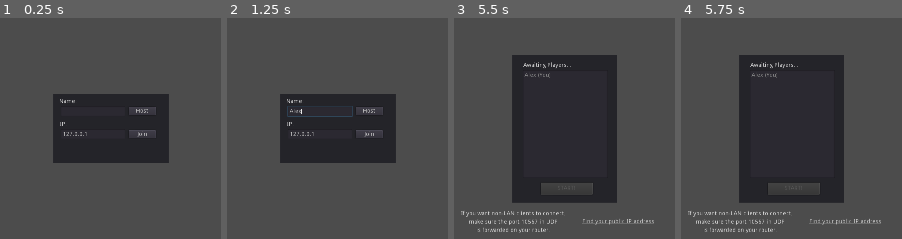
Above: before the commit, frames 1-4 (left to right).
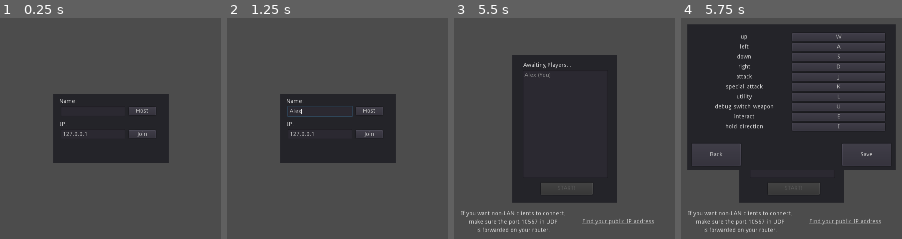
Above: after the commit, the same moments.

Repository: mirondorin/DQ-RL
Game: Godot game, scene res://scenes/lobby.tscn
The game is run twice, just before and just after one commit, with the same random seed, the same clock (stepped at 60 frames per second) and the same inputs.
Inputs (mouse positions are in pixels of both pictures, inside the frame that each line leads up to):
- Up to frame 1 (0.25 s): no input
- Up to frame 2 (1.25 s): click (319, 110) at 0.52 s; type "Alex" at 0.6 s
- Up to frame 3 (5.5 s): click "Host" at 1.25 s; tap Enter at 2, 3.5, 5 s; move the mouse to (outside the picture) at 2.02 s; hold K (special_attack) 2.03-2.78 s; hold Right (ui_right, bound only before the commit) 2.03-3.53 s; click (outside the picture) at 2.17 s; tap Up (ui_up, bound only before the commit) at 2.27, 2.57, 3.02, 3.32, 3.8, 4.35, 4.52, 4.82, 5.27 s; tap 1 (ui_attack, bound only before the commit) at 2.3, 2.85, 5.3 s; tap Space at 2.75, 4.25 s; move the mouse to (outside the picture) at 2.77 s; click (outside the picture) at 2.92 s; tap J (attack, bound only after the commit) at 3.05 s; move the mouse to (644, 29) at 3.52 s; hold Left (ui_left, bound only before the commit) 3.53-4.28 s; hold J (attack, bound only after the commit) 3.53-4.28 s; click (644, 29) at 3.67 s; move the mouse to (524, 219) at 4.27 s; hold Right (ui_right, bound only before the commit) from 4.28 s (still down); click (524, 219) at 4.42 s; tap K (special_attack) at 4.55 s; move the mouse to (outside the picture) at 5.02 s; hold I (hold_direction) from 5.03 s (still down); click (outside the picture) at 5.17 s
- Up to frame 4 (5.75 s): keep holding Right (ui_right, bound only before the commit); keep holding I (hold_direction); tap Up (ui_up, bound only before the commit) at 5.57 s; tap Escape at 5.65 s

Frames 1-3 are identical in both runs. In frame 4, 28% of the frame differs, in the area x 2-98%, y 2-69%.

Commit message:
Fixed sounds & added custom key binds menu

Diff:
--- a/project.godot
+++ b/project.godot
@@ -21,6 +21,7 @@
 [autoload]
 
 gamestate="*res://scripts/Gamestate.gd"
+GlobalSettings="*res://scripts/GlobalSettings.gd"
 
 [debug]
 
@@ -39,43 +40,28 @@
 
 ui_left={
 "deadzone": 0.5,
-"events": [ Object(InputEventKey,"resource_local_to_scene":false,"resource_name":"","device":0,"alt":false,"shift":false,"control":false,"meta":false,"command":false,"pressed":false,"scancode":16777231,"unicode":0,"echo":false,"script":null)
-, Object(InputEventJoypadButton,"resource_local_to_scene":false,"resource_name":"","device":0,"button_index":14,"pressure":0.0,"pressed":false,"script":null)
-, Object(InputEventKey,"resource_local_to_scene":false,"resource_name":"","device":0,"alt":false,"shift":false,"control":false,"meta":false,"command":false,"pressed":false,"scancode":65,"unicode":0,"echo":false,"script":null)
- ]
+"events": [  ]
 }
 ui_right={
 "deadzone": 0.5,
-"events": [ Object(InputEventKey,"resource_local_to_scene":false,"resource_name":"","device":0,"alt":false,"shift":false,"control":false,"meta":false,"command":false,"pressed":false,"scancode":16777233,"unicode":0,"echo":false,"script":null)
-, Object(InputEventJoypadButton,"resource_local_to_scene":false,"resource_name":"","device":0,"button_index":15,"pressure":0.0,"pressed":false,"script":null)
-, Object(InputEventKey,"resource_local_to_scene":false,"resource_name":"","device":0,"alt":false,"shift":false,"control":false,"meta":false,"command":false,"pressed":false,"scancode":68,"unicode":0,"echo":false,"script":null)
- ]
+"events": [  ]
 }
 ui_up={
 "deadzone": 0.5,
-"events": [ Object(InputEventKey,"resource_local_to_scene":false,"resource_name":"","device":0,"alt":false,"shift":false,"control":false,"meta":false,"command":false,"pressed":false,"scancode":16777232,"unicode":0,"echo":false,"script":null)
-, Object(InputEventJoypadButton,"resource_local_to_scene":false,"resource_name":"","device":0,"button_index":12,"pressure":0.0,"pressed":false,"script":null)
-, Object(InputEventKey,"resource_local_to_scene":false,"resource_name":"","device":0,"alt":false,"shift":false,"control":false,"meta":false,"command":false,"pressed":false,"scancode":87,"unicode":0,"echo":false,"script":null)
- ]
+"events": [  ]
 }
 ui_down={
 "deadzone": 0.5,
-"events": [ Object(InputEventKey,"resource_local_to_scene":false,"resource_name":"","device":0,"alt":false,"shift":false,"control":false,"meta":false,"command":false,"pressed":false,"scancode":16777234,"unicode":0,"echo":false,"script":null)
-, Object(InputEventJoypadButton,"resource_local_to_scene":false,"resource_name":"","device":0,"button_index":13,"pressure":0.0,"pressed":false,"script":null)
-, Object(InputEventKey,"resource_local_to_scene":false,"resource_name":"","device":0,"alt":false,"shift":false,"control":false,"meta":false,"command":false,"pressed":false,"scancode":83,"unicode":0,"echo":false,"script":null)
- ]
+"events": [  ]
 }
-ui_attack={
+attack={
 "deadzone": 0.5,
-"events": [ Object(InputEventKey,"resource_local_to_scene":false,"resource_name":"","device":0,"alt":false,"shift":false,"control":false,"meta":false,"command":false,"pressed":false,"scancode":49,"unicode":0,"echo":false,"script":null)
-, Object(InputEventKey,"resource_local_to_scene":false,"resource_name":"","device":0,"alt":false,"shift":false,"control":false,"meta":false,"command":false,"pressed":false,"scancode":90,"unicode":0,"echo":false,"script":null)
-, Object(InputEventKey,"resource_local_to_scene":false,"resource_name":"","device":0,"alt":false,"shift":false,"control":false,"meta":false,"command":false,"pressed":false,"scancode":74,"unicode":0,"echo":false,"script":null)
+"events": [ Object(InputEventKey,"resource_local_to_scene":false,"resource_name":"","device":0,"alt":false,"shift":false,"control":false,"meta":false,"command":false,"pressed":false,"scancode":74,"unicode":0,"echo":false,"script":null)
  ]
 }
 special_attack={
 "deadzone": 0.5,
-"events": [ Object(InputEventKey,"resource_local_to_scene":false,"resource_name":"","device":0,"alt":false,"shift":false,"control":false,"meta":false,"command":false,"pressed":false,"scancode":88,"unicode":0,"echo":false,"script":null)
-, Object(InputEventKey,"resource_local_to_scene":false,"resource_name":"","device":0,"alt":false,"shift":false,"control":false,"meta":false,"command":false,"pressed":false,"scancode":75,"unicode":0,"echo":false,"script":null)
+"events": [ Object(InputEventKey,"resource_local_to_scene":false,"resource_name":"","device":0,"alt":false,"shift":false,"control":false,"meta":false,"command":false,"pressed":false,"scancode":75,"unicode":0,"echo":false,"script":null)
  ]
 }
 utility={
@@ -85,8 +71,7 @@
 }
 debug_switch_weapon={
 "deadzone": 0.5,
-"events": [ Object(InputEventKey,"resource_local_to_scene":false,"resource_name":"","device":0,"alt":false,"shift":false,"control":false,"meta":false,"command":false,"pressed":false,"scancode":16777244,"unicode":0,"echo":false,"script":null)
-, Object(InputEventKey,"resource_local_to_scene":false,"resource_name":"","device":0,"alt":false,"shift":false,"control":false,"meta":false,"command":false,"pressed":false,"scancode":85,"unicode":0,"echo":false,"script":null)
+"events": [ Object(InputEventKey,"resource_local_to_scene":false,"resource_name":"","device":0,"alt":false,"shift":false,"control":false,"meta":false,"command":false,"pressed":false,"scancode":85,"unicode":0,"echo":false,"script":null)
  ]
 }
 debug_test={
@@ -109,6 +94,26 @@
 "events": [ Object(InputEventKey,"resource_local_to_scene":false,"resource_name":"","device":0,"alt":false,"shift":false,"control":false,"meta":false,"command":false,"pressed":false,"scancode":73,"unicode":0,"echo":false,"script":null)
  ]
 }
+right={
+"deadzone": 0.5,
+"events": [ Object(InputEventKey,"resource_local_to_scene":false,"resource_name":"","device":0,"alt":false,"shift":false,"control":false,"meta":false,"command":false,"pressed":false,"scancode":68,"unicode":0,"echo":false,"script":null)
+ ]
+}
+left={
+"deadzone": 0.5,
+"events": [ Object(InputEventKey,"resource_local_to_scene":false,"resource_name":"","device":0,"alt":false,"shift":false,"control":false,"meta":false,"command":false,"pressed":false,"scancode":65,"unicode":0,"echo":false,"script":null)
+ ]
+}
+up={
+"deadzone": 0.5,
+"events": [ Object(InputEventKey,"resource_local_to_scene":false,"resource_name":"","device":0,"alt":false,"shift":false,"control":false,"meta":false,"command":false,"pressed":false,"scancode":87,"unicode":0,"echo":false,"script":null)
+ ]
+}
+down={
+"deadzone": 0.5,
+"events": [ Object(InputEventKey,"resource_local_to_scene":false,"resource_name":"","device":0,"alt":false,"shift":false,"control":false,"meta":false,"command":false,"pressed":false,"scancode":83,"unicode":0,"echo":false,"script":null)
+ ]
+}
 
 [layer_names]
 
--- a/scenes/MainScene.tscn
+++ b/scenes/MainScene.tscn
@@ -12,6 +12,26 @@
 
 [node name="LevelRoot" parent="." instance=ExtResource( 1 )]
 
+[node name="EnemySpawner" parent="LevelRoot" index="4"]
+mob_type = ""
+start_enabled = true
+spawn_delay = 1
+
+[node name="EnemySpawner2" parent="LevelRoot" index="5"]
+mob_type = ""
+start_enabled = true
+spawn_delay = 1
+
+[node name="EnemySpawner4" parent="LevelRoot" index="6"]
+mob_type = ""
+start_enabled = true
+spawn_delay = 1
+
+[node name="EnemySpawner3" parent="LevelRoot" index="7"]
+mob_type = ""
+start_enabled = true
+spawn_delay = 1
+
 [node name="GlobalSettings" type="Node" parent="."]
 script = ExtResource( 4 )
 
@@ -19,4 +39,6 @@
 
 [node name="Mobs" type="Node" parent="."]
 
+[node name="GlobalSounds" type="Node2D" parent="."]
+
 [editable path="LevelRoot"]
--- /dev/null
+++ b/scenes/Menu.tscn
@@ -0,0 +1,60 @@
+[gd_scene load_steps=2 format=2]
+
+[ext_resource path="res://scripts/Menu.gd" type="Script" id=1]
+
+[node name="Menu" type="CanvasLayer"]
+pause_mode = 2
+script = ExtResource( 1 )
+
+[node name="Panel" type="Panel" parent="."]
+anchor_left = 0.5
+anchor_top = 0.5
+anchor_right = 0.5
+anchor_bottom = 0.5
+margin_left = -250.0
+margin_top = -250.0
+margin_right = 250.0
+margin_bottom = 100.0
+__meta__ = {
+"_edit_use_anchors_": false
+}
+
+[node name="VBoxContainer" type="VBoxContainer" parent="Panel"]
+anchor_left = 0.5
+anchor_right = 0.5
+margin_left = -225.0
+margin_top = 20.0
+margin_right = 225.0
+size_flags_horizontal = 3
+size_flags_vertical = 3
+__meta__ = {
+"_edit_use_anchors_": false
+}
+
+[node name="Back" type="Button" parent="Panel"]
+anchor_top = 1.0
+anchor_bottom = 1.0
+margin_left = 10.0
+margin_top = -64.0
+margin_right = 128.0
+margin_bottom = -10.0
+text = "Back"
+__meta__ = {
+"_edit_use_anchors_": false
+}
+
+[node name="Save" type="Button" parent="Panel"]
+anchor_left = 1.0
+anchor_top = 1.0
+anchor_right = 1.0
+anchor_bottom = 1.0
+margin_left = -128.0
+margin_top = -64.0
+margin_right = -9.99997
+margin_bottom = -10.0
+text = "Save"
+__meta__ = {
+"_edit_use_anchors_": false
+}
+[connection signal="pressed" from="Panel/Back" to="." method="back"]
+[connection signal="pressed" from="Panel/Save" to="." method="save"]
--- a/scenes/Mobs/GolemBoss.tscn
+++ b/scenes/Mobs/GolemBoss.tscn
@@ -58,27 +58,27 @@
 [sub_resource type="AtlasTexture" id=11]
 flags = 4
 atlas = ExtResource( 3 )
+region = Rect2( 704, 0, 64, 133 )
+
+[sub_resource type="AtlasTexture" id=12]
+flags = 4
+atlas = ExtResource( 3 )
+region = Rect2( 640, 0, 64, 133 )
+
+[sub_resource type="AtlasTexture" id=13]
+flags = 4
+atlas = ExtResource( 3 )
 region = Rect2( 576, 0, 64, 133 )
 
-[sub_resource type="AtlasTexture" id=12]
+[sub_resource type="AtlasTexture" id=14]
+flags = 4
+atlas = ExtResource( 3 )
+region = Rect2( 512, 0, 64, 133 )
+
+[sub_resource type="AtlasTexture" id=15]
 flags = 4
 atlas = ExtResource( 3 )
 region = Rect2( 448, 0, 64, 133 )
-
-[sub_resource type="AtlasTexture" id=13]
-flags = 4
-atlas = ExtResource( 3 )
-region = Rect2( 704, 0, 64, 133 )
-
-[sub_resource type="AtlasTexture" id=14]
-flags = 4
-atlas = ExtResource( 3 )
-region = Rect2( 640, 0, 64, 133 )
-
-[sub_resource type="AtlasTexture" id=15]
-flags = 4
-atlas = ExtResource( 3 )
-region = Rect2( 512, 0, 64, 133 )
 
 [sub_resource type="AtlasTexture" id=16]
 flags = 4
@@ -122,14 +122,14 @@
 "name": "idle",
 "speed": 5.0
 }, {
-"frames": [ SubResource( 11 ), SubResource( 11 ), SubResource( 11 ), SubResource( 11 ), SubResource( 12 ), SubResource( 12 ), SubResource( 12 ), SubResource( 12 ), SubResource( 12 ), SubResource( 12 ), SubResource( 12 ), SubResource( 12 ), SubResource( 12 ) ],
+"frames": [ SubResource( 11 ), SubResource( 12 ), SubResource( 13 ), SubResource( 14 ), SubResource( 15 ), SubResource( 16 ), SubResource( 17 ), SubResource( 18 ), SubResource( 19 ), SubResource( 20 ), SubResource( 21 ), SubResource( 22 ) ],
+"loop": true,
+"name": "walk",
+"speed": 5.0
+}, {
+"frames": [ SubResource( 13 ), SubResource( 13 ), SubResource( 13 ), SubResource( 13 ), SubResource( 15 ), SubResource( 15 ), SubResource( 15 ), SubResource( 15 ), SubResource( 15 ), SubResource( 15 ), SubResource( 15 ), SubResource( 15 ), SubResource( 15 ) ],
 "loop": true,
 "name": "rock_throw",
-"speed": 5.0
-}, {
-"frames": [ SubResource( 13 ), SubResource( 14 ), SubResource( 11 ), SubResource( 15 ), SubResource( 12 ), SubResource( 16 ), SubResource( 17 ), SubResource( 18 ), SubResource( 19 ), SubResource( 20 ), SubResource( 21 ), SubResource( 22 ) ],
-"loop": true,
-"name": "walk",
 "speed": 5.0
 } ]
 
@@ -199,7 +199,6 @@
 [node name="AnimatedSprite" type="AnimatedSprite" parent="."]
 frames = SubResource( 23 )
 animation = "idle"
-frame = 1
 playing = true
 
 [node name="PhysicsCollision" type="CollisionShape2D" parent="."]
--- a/scenes/Mobs/MobProjectile.tscn
+++ b/scenes/Mobs/MobProjectile.tscn
@@ -10,7 +10,7 @@
 [ext_resource path="res://assets/0x72_DungeonTilesetII_v1.3.1/frames/ice_zombie_run_anim_f3.png" type="Texture" id=8]
 [ext_resource path="res://assets/fonts/segoeui.tres" type="DynamicFont" id=9]
 [ext_resource path="res://assets/0x72_DungeonTilesetII_v1.3.1/frames/ice_zombie_run_anim_f0.png" type="Texture" id=10]
-[ext_resource path="res://sounds/enemy_homing_dead.wav" type="AudioStream" id=11]
+[ext_resource path="res://sounds/enemy_projectile_dead.wav" type="AudioStream" id=11]
 
 [sub_resource type="SpriteFrames" id=1]
 animations = [ {
@@ -50,6 +50,7 @@
 scale = Vector2( 1.806, 1.806 )
 frames = SubResource( 1 )
 animation = "idle"
+frame = 3
 playing = true
 
 [node name="PhysicsCollision" type="CollisionShape2D" parent="."]
--- a/scenes/PlayableCharacter.tscn
+++ b/scenes/PlayableCharacter.tscn
@@ -28,24 +28,24 @@
 "name": "idle",
 "speed": 5.0
 }, {
+"frames": [ ExtResource( 5 ), ExtResource( 4 ), ExtResource( 8 ), ExtResource( 4 ) ],
+"loop": true,
+"name": "land",
+"speed": 5.0
+}, {
+"frames": [ ExtResource( 2 ) ],
+"loop": true,
+"name": "hit",
+"speed": 5.0
+}, {
+"frames": [ ExtResource( 8 ), ExtResource( 4 ), ExtResource( 5 ) ],
+"loop": true,
+"name": "jump",
+"speed": 5.0
+}, {
 "frames": [ ExtResource( 8 ), ExtResource( 4 ), ExtResource( 5 ), ExtResource( 4 ), ExtResource( 10 ) ],
 "loop": true,
 "name": "walk",
-"speed": 5.0
-}, {
-"frames": [ ExtResource( 8 ), ExtResource( 4 ), ExtResource( 5 ) ],
-"loop": true,
-"name": "jump",
-"speed": 5.0
-}, {
-"frames": [ ExtResource( 5 ), ExtResource( 4 ), ExtResource( 8 ), ExtResource( 4 ) ],
-"loop": true,
-"name": "land",
-"speed": 5.0
-}, {
-"frames": [ ExtResource( 2 ) ],
-"loop": true,
-"name": "hit",
 "speed": 5.0
 } ]
 
--- a/scenes/Weapons/Weapon.tscn
+++ b/scenes/Weapons/Weapon.tscn
@@ -2,7 +2,7 @@
 
 [ext_resource path="res://assets/0x72_DungeonTilesetII_v1.3.1/frames/weapon_golden_sword.png" type="Texture" id=1]
 [ext_resource path="res://scripts/Weapons/Weapon.gd" type="Script" id=2]
-[ext_resource path="res://sounds/empty_hit_sword.wav" type="AudioStream" id=3]
+[ext_resource path="res://sounds/empty_hit_sword.ogg" type="AudioStream" id=3]
 [ext_resource path="res://sounds/enemy_hit_sword.wav" type="AudioStream" id=4]
 
 [sub_resource type="Animation" id=1]
--- a/scenes/Weapons/WeaponBomb_bullet.tscn
+++ b/scenes/Weapons/WeaponBomb_bullet.tscn
@@ -19,6 +19,7 @@
 [node name="AnimatedSprite" type="AnimatedSprite" parent="."]
 frames = ExtResource( 1 )
 animation = "bomb_idle"
+frame = 1
 playing = true
 offset = Vector2( 0, -3.121 )
 
--- a/scenes/lobby.tscn
+++ b/scenes/lobby.tscn
@@ -82,6 +82,9 @@
 margin_bottom = 83.5
 size_flags_horizontal = 2
 size_flags_vertical = 2
+__meta__ = {
+"_edit_use_anchors_": false
+}
 
 [node name="NameLabel" type="Label" parent="Connect"]
 margin_left = 14.0
@@ -100,6 +103,9 @@
 size_flags_horizontal = 2
 size_flags_vertical = 2
 text = "The Warrior"
+__meta__ = {
+"_edit_use_anchors_": false
+}
 
 [node name="IPLabel" type="Label" parent="Connect"]
 margin_left = 15.0
--- a/scripts/GlobalSettings.gd
+++ b/scripts/GlobalSettings.gd
@@ -3,8 +3,54 @@
 export var GRAVITY = 500.0
 var level_nr = 0
 
+onready var settingsmenu = load("res://scenes//Menu.tscn") # To be added
+var filepath = "res://keybinds.ini"
+var configfile
+
+var keybinds = {}
+
+func _input(event):
+	if Input.is_key_pressed(KEY_ESCAPE):
+		add_child(settingsmenu.instance())
+		get_tree().paused = true
+
+
 func _ready():
-	pass
+	configfile = ConfigFile.new()
+	if configfile.load(filepath) == OK:
+		for key in configfile.get_section_keys("keybinds"):
+			var key_value = configfile.get_value("keybinds", key)
 
-#func _process(delta):
-#	pass
+			if str(key_value) != "":
+				keybinds[key] = key_value
+			else:
+				keybinds[key] = null
+	else:
+		print("CONFIG FILE NOT FOUND")
+		get_tree().quit()
+
+	set_game_binds()
+
+
+func set_game_binds():
+	for key in keybinds.keys():
+		var value = keybinds[key]
+
+		var actionlist = InputMap.get_action_list(key)
+		if !actionlist.empty():
+			InputMap.action_erase_event(key, actionlist[0])
+
+		if value != null:
+			var new_key = InputEventKey.new()
+			new_key.set_scancode(value)
+			InputMap.action_add_event(key, new_key)
+
+
+func write_config():
+	for key in keybinds.keys():
+		var key_value = keybinds[key]
+		if key_value != null:
+			configfile.set_value("keybinds", key, key_value)
+		else:
+			configfile.set_value("keybinds", key, "")
+	configfile.save(filepath)
--- /dev/null
+++ b/scripts/KeyButton.gd
@@ -0,0 +1,28 @@
+extends Button
+
+var key
+var value
+var menu
+
+var waiting_input = false
+
+func _input(event):
+	if waiting_input:
+		if event is InputEventKey:
+			value = event.scancode
+			text = OS.get_scancode_string(value)
+			menu.change_bind(key, value)
+			pressed = false
+			waiting_input = false
+		if event is InputEventMouseButton:
+			if value != null:
+				text = OS.get_scancode_string(value)
+			else:
+				text = "Unassigned"
+			pressed = false
+			waiting_input = false
+
+func _toggled(button_pressed):
+	if button_pressed:
+		waiting_input = true
+		set_text("Press Any Key")
--- /dev/null
+++ b/scripts/Menu.gd
@@ -0,0 +1,62 @@
+extends CanvasLayer
+
+onready var buttoncontainer = get_node("Panel/VBoxContainer")
+onready var buttonscript = load("res://scripts//KeyButton.gd")
+
+var keybinds
+var buttons = {}
+
+# Called when the node enters the scene tree for the first time.
+func _ready():
+	keybinds = GlobalSettings.keybinds.duplicate()
+	for key in keybinds.keys():
+		var hbox = HBoxContainer.new()
+		var label = Label.new()
+		var button = Button.new()
+
+		hbox.set_h_size_flags(Control.SIZE_EXPAND_FILL)
+		label.set_h_size_flags(Control.SIZE_EXPAND_FILL)
+		label.align = VALIGN_CENTER
+		button.set_h_size_flags(Control.SIZE_EXPAND_FILL)
+
+		label.text = key
+
+		var button_value = keybinds[key]
+
+		if button_value != null:
+			button.text = OS.get_scancode_string(button_value)
+		else:
+			button.text = "Unassigned"
+
+		button.set_script(buttonscript)
+		button.key = key
+		button.value = button_value
+		button.menu = self
+		button.toggle_mode = true
+		button.focus_mode = Control.FOCUS_NONE
+
+		hbox.add_child(label)
+		hbox.add_child(button)
+		buttoncontainer.add_child(hbox)
+
+		buttons[key] = button
+
+func change_bind(key, value):
+	keybinds[key] = value
+	for k in keybinds.keys():
+		if k != key and value != null and keybinds[k] == value:
+			keybinds[k] = null
+			buttons[k].value = null
+			buttons[k].text = "Unassigned"
+
+
+func back():
+	queue_free()
+	get_tree().paused = false
+
+
+func save():
+	GlobalSettings.keybinds = keybinds.duplicate()
+	GlobalSettings.set_game_binds()
+	GlobalSettings.write_config()
+	back()
--- a/scripts/PlayableCharacter.gd
+++ b/scripts/PlayableCharacter.gd
@@ -137,18 +137,18 @@
 func solve_input(delta):
 #	theoretically should not require sync
 #	but we have to find a way to sync weapon attacks and animations
-	if Input.is_action_pressed("ui_left"):
+	if Input.is_action_pressed("left"):
 		x_direction = -1
-	elif Input.is_action_pressed("ui_right"):
+	elif Input.is_action_pressed("right"):
 		x_direction = 1
 	else:
 		x_direction = 0
 
-	if Input.is_action_pressed("ui_up"):
+	if Input.is_action_pressed("up"):
 		if not in_impulse:
 			velocity.y += jump()
 
-	if Input.is_action_pressed("ui_attack") and current_weapon.can_attack:
+	if Input.is_action_pressed("attack") and current_weapon.can_attack:
 		current_weapon.attack()
 		current_weapon.LightAttack_CD.start()
 		current_weapon.can_attack = false
--- a/scripts/Weapons/Weapon.gd
+++ b/scripts/Weapons/Weapon.gd
@@ -12,6 +12,7 @@
 
 func attack():
 	if is_network_master():
+		on_emptyhit_sfx()
 		rpc_unreliable("play_animation", attack_anim_names['attack'])
 
 func special_attack():
@@ -30,5 +31,6 @@
 func on_emptyhit_sfx():
 	$EmptyHit.play()
 
+
 func on_enemyhit_sfx():
 	$EnemyHit.play()
--- a/scripts/Weapons/WeaponBomb_bullet.gd
+++ b/scripts/Weapons/WeaponBomb_bullet.gd
@@ -22,13 +22,15 @@
 	animation_dict["animation"] = "explosion"
 	change_animation()
 	on_explosion_sfx()
-	yield(get_tree().create_timer(0.33), "timeout") #TODO change timer back to original value?
+	yield(get_tree().create_timer(0.24), "timeout") #TODO change timer back to original value?
 	self.queue_free()
+
 
 func change_animation():
 	animation_change = false
 	do_change_animation(animation_dict)
 	animation_dict = {}
+
 
 func _physics_process(delta):
 #	make_animation_calls()
@@ -47,11 +49,14 @@
 	move_and_slide(vel, Vector2(0, -1))
 	rotation_degrees += (velocity.x * x_direction)/7
 
+
 func take_damage(value, stagger, direction, impulse_force):
 	pass
 
+
 func on_take_damage(direction, impulse_force):
 	pass
+
 
 func _on_Hurtbox_area_entered(area):
 	if area.is_in_group("hitbox"):
@@ -61,5 +66,10 @@
 			dir.y -= 1
 			owner.take_damage(attack_damage, 15, dir, 400)
 
+
 func on_explosion_sfx():
-	$ExplosionSfx.play()
+	var target = get_tree().get_root().get_node("MainScene/GlobalSounds")
+	var source = $ExplosionSfx
+	self.remove_child(source)
+	target.add_child(source)
+	source.play()
--- a/scripts/mobs/Mob_base.gd
+++ b/scripts/mobs/Mob_base.gd
@@ -68,8 +68,10 @@
 	if not follow or abs(position.x - player.position.x) < 10:
 		x_direction = 0
 
+
 func attack_player(_player):
 	pass
+
 
 func solve_animation(velocity):
 	if x_direction != 0:
@@ -173,5 +175,10 @@
 func _on_JumpCooldown_timeout():
 	can_jump = true
 
+
 func on_death_sfx():
-	$DeathSfx.play()
+	var target = get_tree().get_root().get_node("MainScene/GlobalSounds")
+	var source = $DeathSfx
+	self.remove_child(source)
+	target.add_child(source)
+	source.play()
Not shown, added: keybinds.ini
Not shown, added: sounds/empty_hit_sword.ogg.import
Not shown, removed: sounds/empty_hit_sword.wav.import
Not shown, added: sounds/empty_hit_sword.ogg
Not shown, removed: sounds/empty_hit_sword.wav
